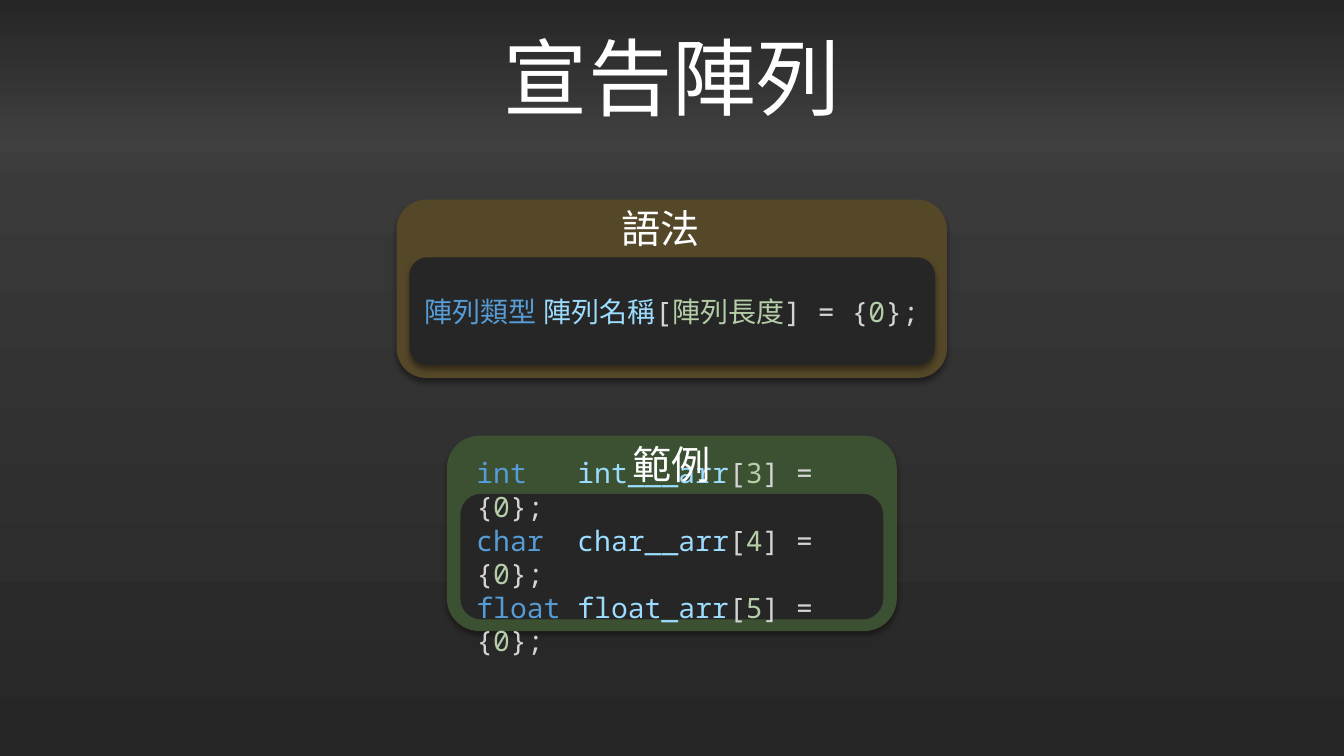
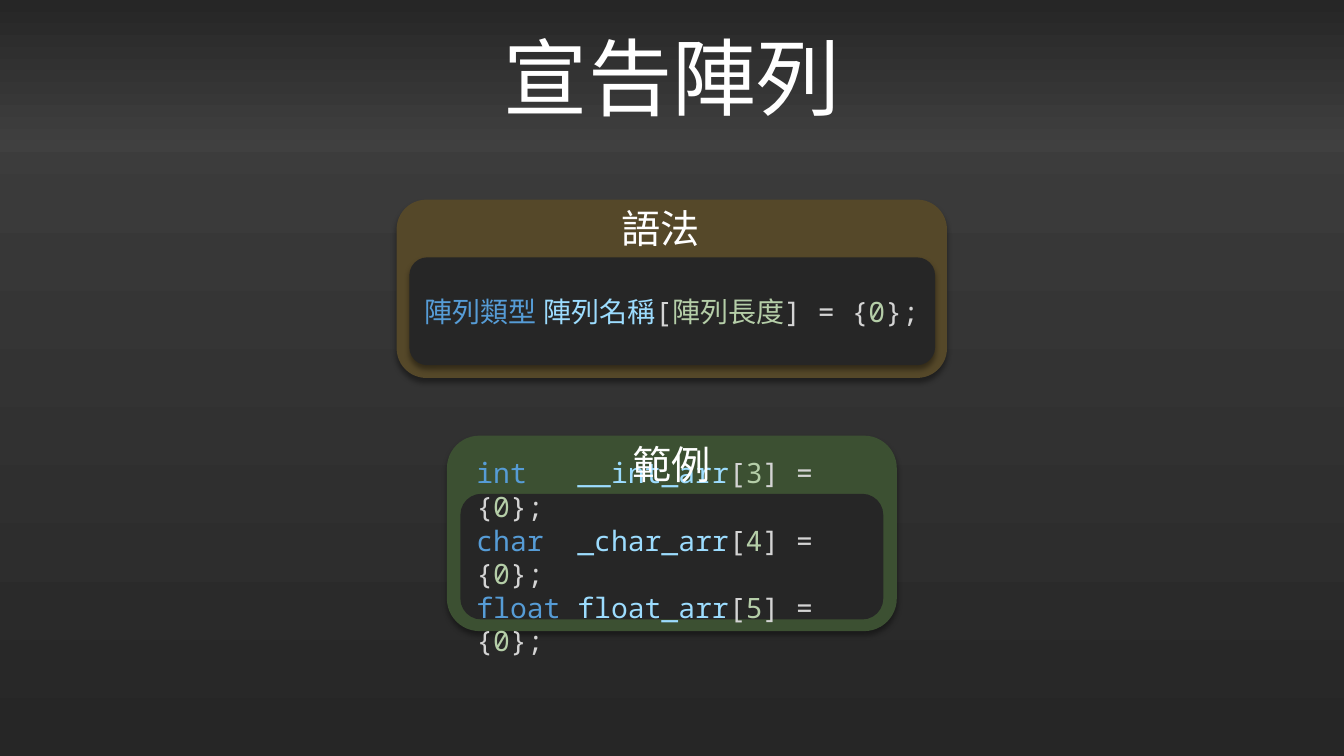
Before and after one commit to liuutin9/liuutin9.github.io, a slide deck: slide 111 of Shared-Files/電機營C語言Day2.pptx. Drawn at 1344x756 pixels with LibreOffice and Linux fonts; fonts in the diff are those of the drawing. Boxes give left, top, right and bottom in pixels: in the first picture for what was removed or moved away, otherwise in the second. Text is boxed around its words. In the diff, an @@ line names an element or a change of style, - is before the commit and + after.

```diff
--- a/Shared-Files/電機營C語言Day2.pptx
+++ b/Shared-Files/電機營C語言Day2.pptx
@@ text in rounded rectangle at bbox=[476, 457, 779, 589]: text changed @@
-int int___arr[3] = {0};
-char char__arr[4] = {0};
+int __int_arr[3] = {0};
+char _char_arr[4] = {0};
```
